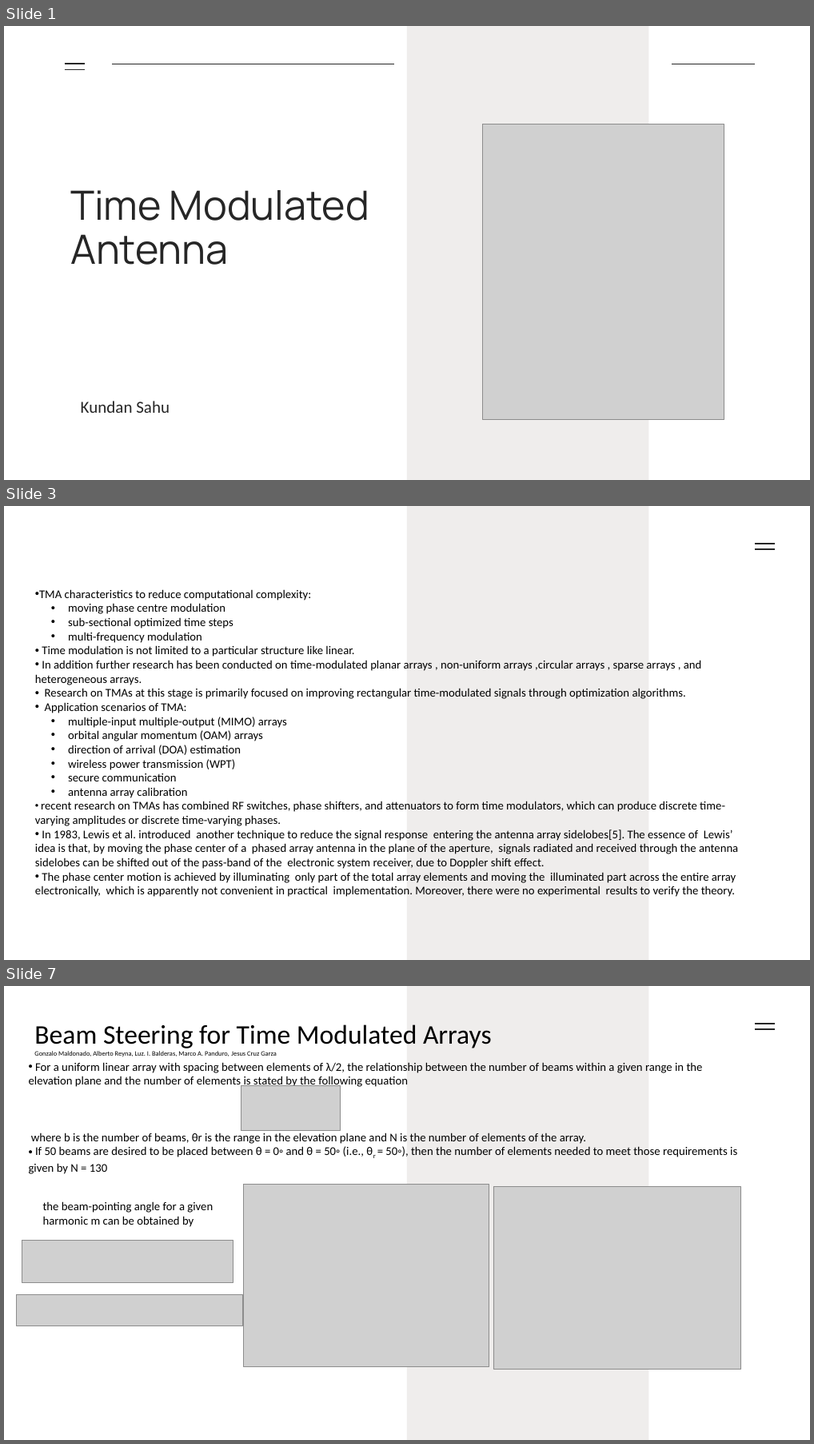
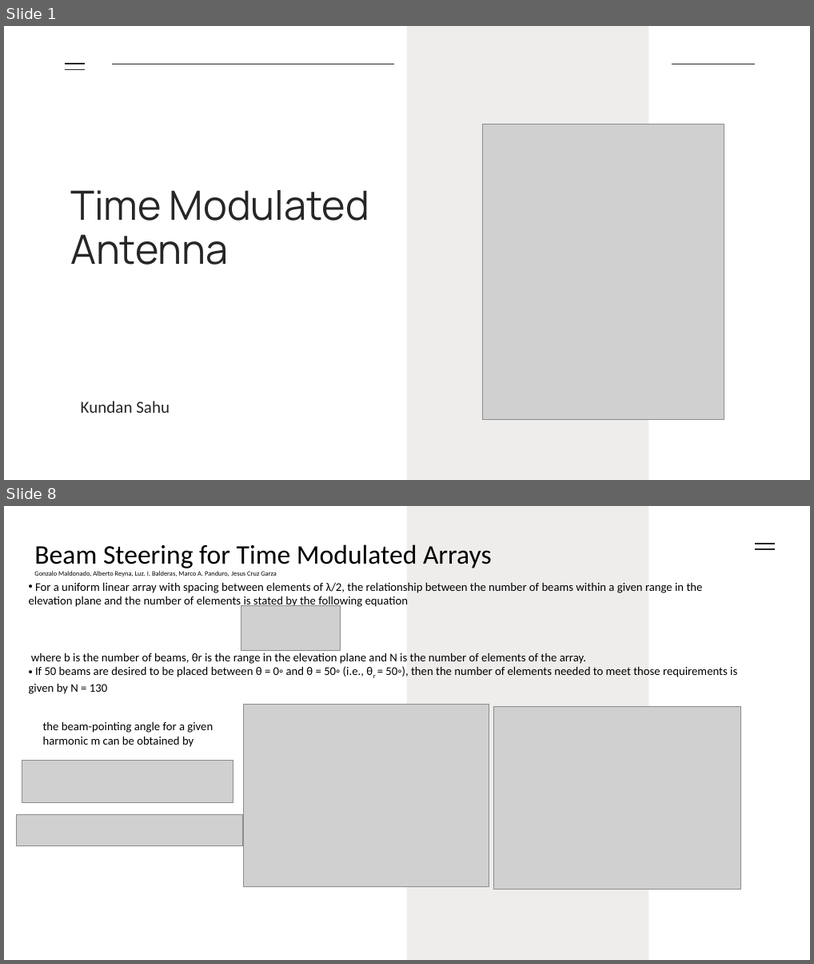
Before and after one commit to rv-ui/ppt, a slide deck: ppt_TMA.pptx. Shown one above the other, each under a label of ours: slides 1, 3 and 7 before the commit, slides 1 and 8 after it; the slides between them are not shown. The pictures are 814x1444 and 814x964 pixels, drawn with LibreOffice and Linux fonts; fonts in the diff are those of the drawing; grey boxes stand for pictures. Boxes give left, top, right and bottom in pixels: in the first picture for what was removed or moved away, otherwise in the second. Text is boxed around its words. In the diff, an @@ line names an element or a change of style, - is before the commit and + after.

Commit message:
addition of slides

```diff
--- a/ppt_TMA.pptx
+++ b/ppt_TMA.pptx
@@ slide 3 removed at bbox=[4, 506, 810, 960], background #FFFFFF; not listed: 3 template elements that a slide beside it also shows @@
@@ text removed at bbox=[35, 589, 738, 896] @@
-• TMA characteristics to reduce computational complexity:
-  • moving phase centre modulation
-  • sub-sectional optimized time steps
-  • multi-frequency modulation
-• Time modulation is not limited to a particular structure like linear.
-• In addition further research has been conducted on time-modulated planar arrays , non-uniform arrays ,circular arrays , sparse arrays , and heterogeneous arrays.
-• Research on TMAs at this stage is primarily focused on improving rectangular time-modulated signals through optimization algorithms.
-• Application scenarios of TMA:
-  • multiple-input multiple-output (MIMO) arrays
-  • orbital angular momentum (OAM) arrays
-  • direction of arrival (DOA) estimation
-  • wireless power transmission (WPT)
-  • secure communication
-  • antenna array calibration
-• recent research on TMAs has combined RF switches, phase shifters, and attenuators to form time modulators, which can produce discrete time-varying amplitudes or discrete time-varying phases.
-• In 1983, Lewis et al. introduced another technique to reduce the signal response entering the antenna array sidelobes[5]. The essence of Lewis’ idea is that, by moving the phase center of a phased array antenna in the plane of the aperture, signals radiated and received through the antenna sidelobes can be shifted out of the pass-band of the electronic system receiver, due to Doppler shift effect.
-• The phase center motion is achieved by illuminating only part of the total array elements and moving the illuminated part across the entire array electronically, which is apparently not convenient in practical implementation. Moreover, there were no experimental results to verify the theory.
@@ what was slide 7 is now slide 8 @@
```
Also in this commit, not shown: 4 slides changed, 6 slides added, 4 other slides removed.
